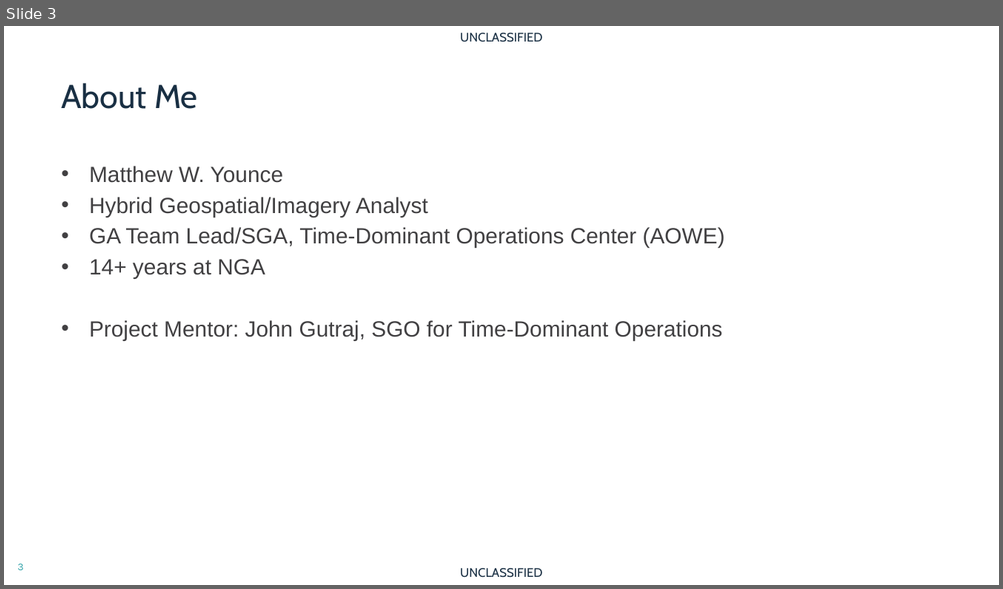
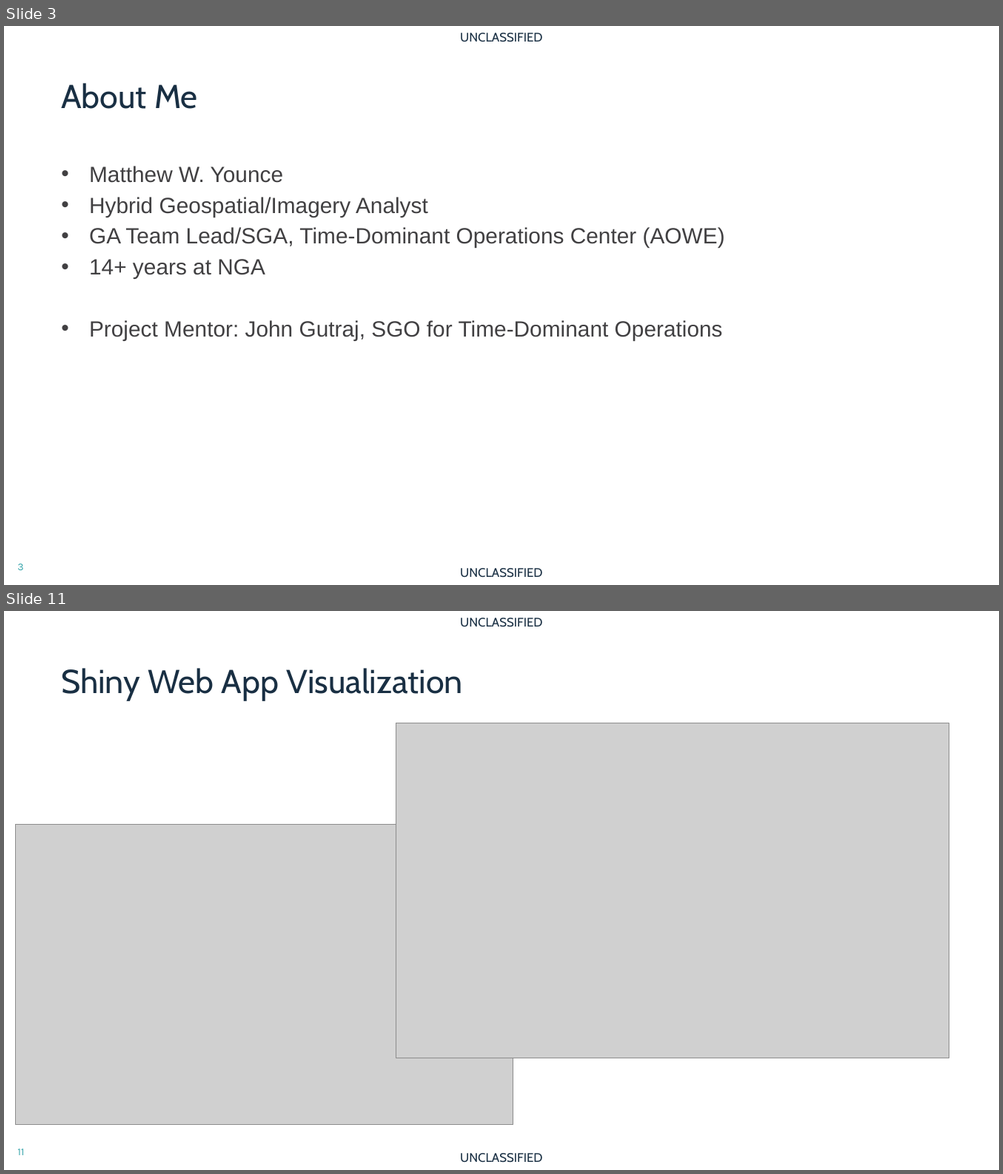
Before and after one commit to mwy912/capstone, a slide deck: milestones/milestone_8/matthew_younce_capstone.pptx. Shown one above the other, each under a label of ours: slide 3 before the commit, slides 3 and 11 after it; the slides between them are not shown. The pictures are 1003x589 and 1003x1174 pixels, drawn with LibreOffice and Linux fonts; fonts in the diff are those of the drawing; grey boxes stand for pictures; background and template pictures are left out. Boxes give left, top, right and bottom in pixels: in the first picture for what was removed or moved away, otherwise in the second. Text is boxed around its words. In the diff, an @@ line names an element or a change of style, - is before the commit and + after.

```diff
--- a/milestones/milestone_8/matthew_younce_capstone.pptx
+++ b/milestones/milestone_8/matthew_younce_capstone.pptx
@@ slide 11 added at bbox=[4, 611, 999, 1170], background #FFFFFF; not listed: 3 template elements that a slide beside it also shows @@
@@ title added at bbox=[61, 668, 462, 701], 32 pt, text #192F43 @@
+Shiny Web App Visualization
@@ picture added at bbox=[395, 723, 948, 1058] @@
@@ picture added at bbox=[16, 825, 514, 1125] @@
```
Also in this commit, not shown: 4 slides changed, 11 other slides added, 2 slides removed, 2 other files.
